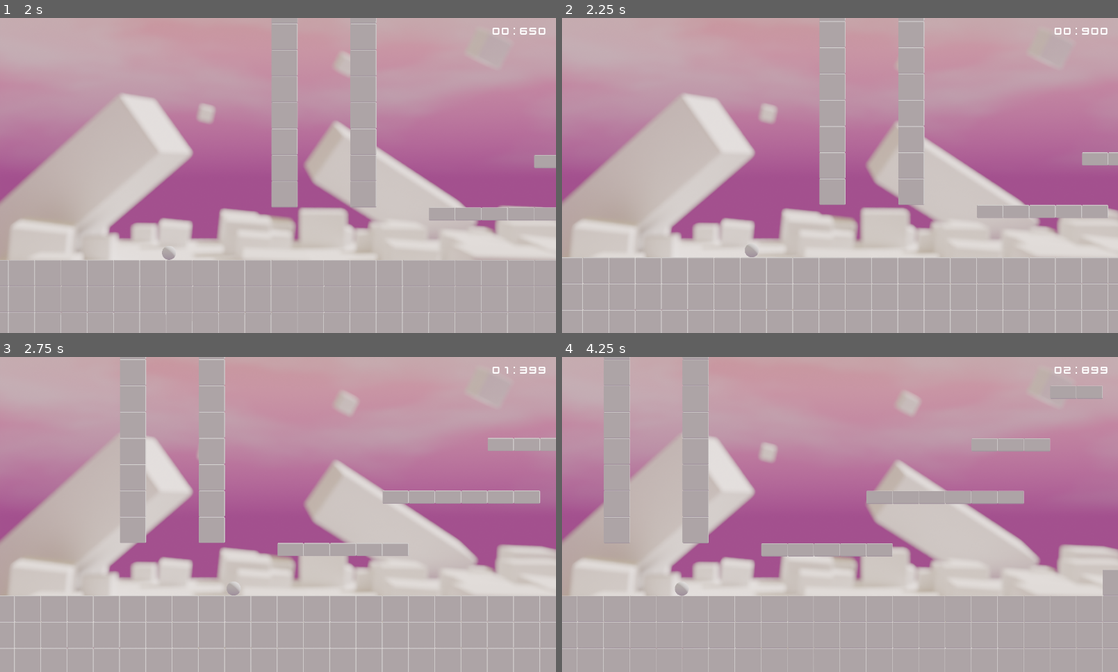
Above: before the commit, frames 1-4 (two rows, left to right).
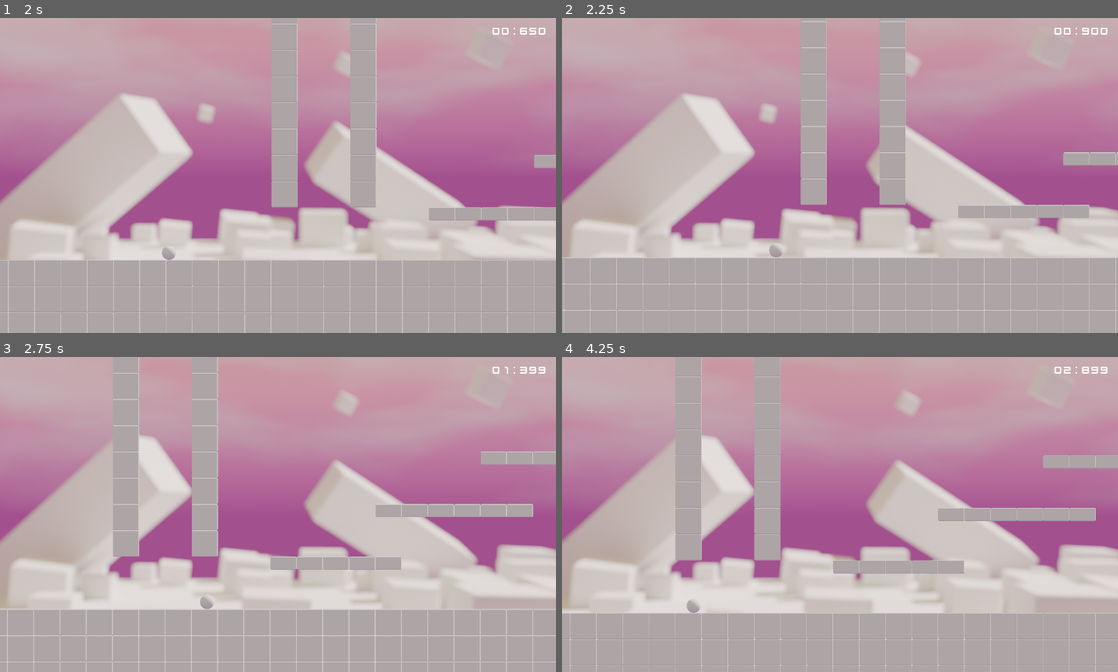
Above: after the commit, the same moments.

Repository: ElouanT/GMTK2025
Game: Godot game, scene res://scenes/ui/main_menu/main_menu.tscn
Same seed, same stepped clock (60 frames per second), same inputs: the game is played once before the commit and once after it.
Inputs:
- Up to frame 1 (2 s): click "Play" at 0.5 s; click "Run" at 1.25 s
- Up to frame 2 (2.25 s): hold D (right) from 2.03 s (still down); hold Shift (dash) from 2.03 s (still down)
- Up to frame 3 (2.75 s): keep holding D (right); keep holding Shift (dash); tap Space (jump) at 2.27, 2.3, 2.57 s
- Up to frame 4 (4.25 s): release Shift (dash) at 2.78 s; tap Space (jump) at 2.85, 3.02, 3.32, 3.8 s; tap Shift (dash) at 3.05 s; release D (right) at 3.53 s; hold A (left) from 3.53 s (still down); hold Shift (dash) from 3.53 s (still down)

Frame 1 is identical in both runs. In frame 2, 7.5% of the frame differs, in the area x 0-100%, y 0-100%; in frame 3, 13%; in frame 4, 15%.
Error in both runs: Invalid assignment of property or key 'text' with value of type 'String' on a base object of type 'null instance'. (res://scenes/ui/main_menu/main_menu.gd:46)

Commit message:
Fix dash

Diff:
--- a/scenes/player/player.gd
+++ b/scenes/player/player.gd
@@ -23,7 +23,10 @@
 	var direction := Input.get_axis("left", "right")
 	if direction and can_move :
 		if velocity.x > SPEED or velocity.x < -SPEED:
-			velocity.x = move_toward(velocity.x , direction * SPEED, 20)
+			if is_on_floor():
+				velocity.x = move_toward(velocity.x, direction * SPEED, 20)
+			else:
+				velocity.x = move_toward(velocity.x, direction * SPEED, 15)
 		else:
 			velocity.x = direction * SPEED
 	else:
@@ -47,12 +50,9 @@
 
 	#dash
 	var direction_updown = Input.get_axis("up", "down")
-	if Input.is_action_just_pressed("dash") and can_dash and !(is_on_floor() || is_on_wall()):
+	if Input.is_action_just_pressed("dash") and can_dash and !is_on_wall():
 		dash(direction, direction_updown)
-	if  Input.is_action_just_pressed("dash") && Input.is_action_pressed("jump") && can_dash && !is_on_wall():
-		dash(direction, direction_updown)
-	if  Input.is_action_just_pressed("jump") && Input.is_action_pressed("dash") && can_dash:
-		dash(direction, direction_updown)
+
 	if is_on_floor():
 		can_dash = true
 
